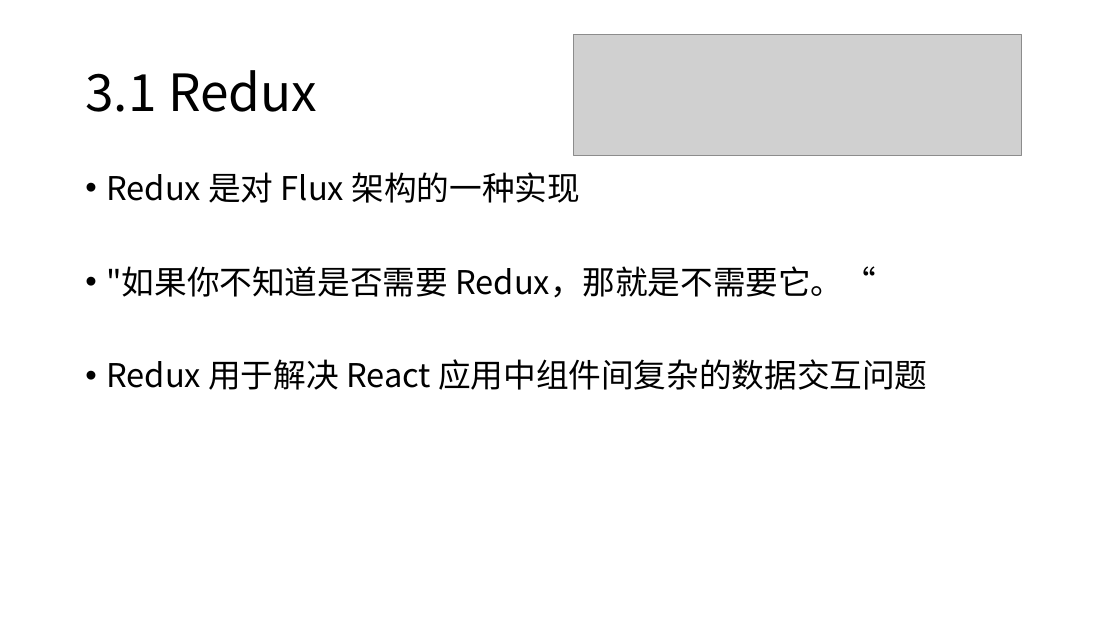
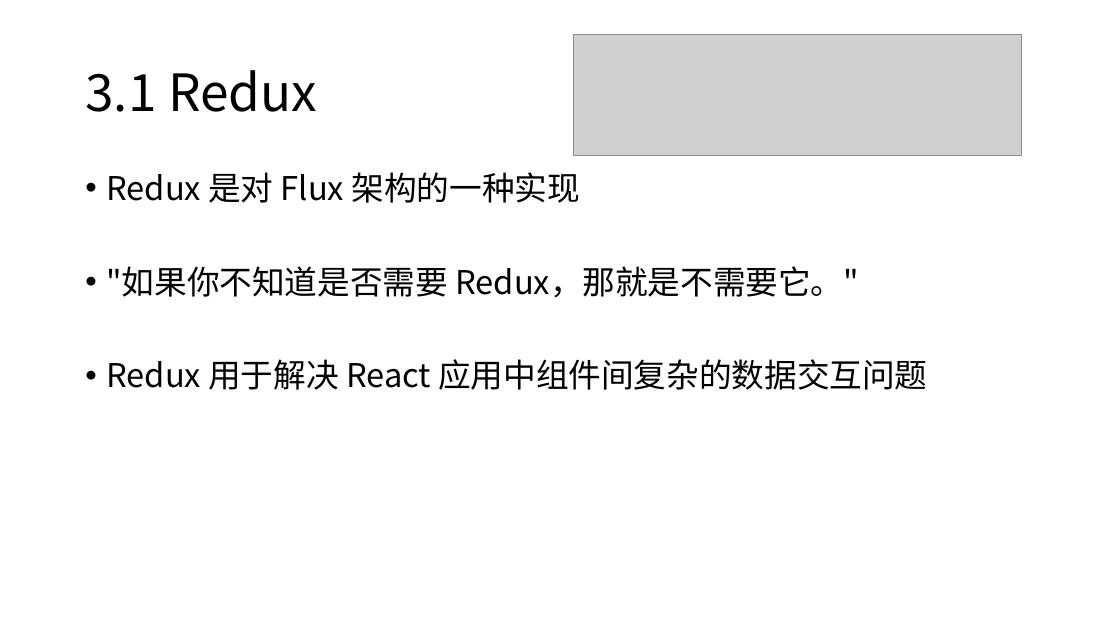
Before and after one commit to Zettat123/react_tutorial, a slide deck: slide 23 of slides/React 入门.pptx. Drawn at 1120x630 pixels with LibreOffice and Linux fonts; fonts in the diff are those of the drawing; grey boxes stand for pictures. Boxes give left, top, right and bottom in pixels: in the first picture for what was removed or moved away, otherwise in the second. Text is boxed around its words. In the diff, an @@ line names an element or a change of style, - is before the commit and + after.

```diff
--- a/slides/React 入门.pptx
+++ b/slides/React 入门.pptx
@@ text at <box>106,266,859,298</box>: text changed @@
-• "如果你不知道是否需要 Redux，那就是不需要它。“
+• "如果你不知道是否需要 Redux，那就是不需要它。"
```
Also in this commit, not shown: 2 other slides changed, 1 slide removed, 3 other files.
